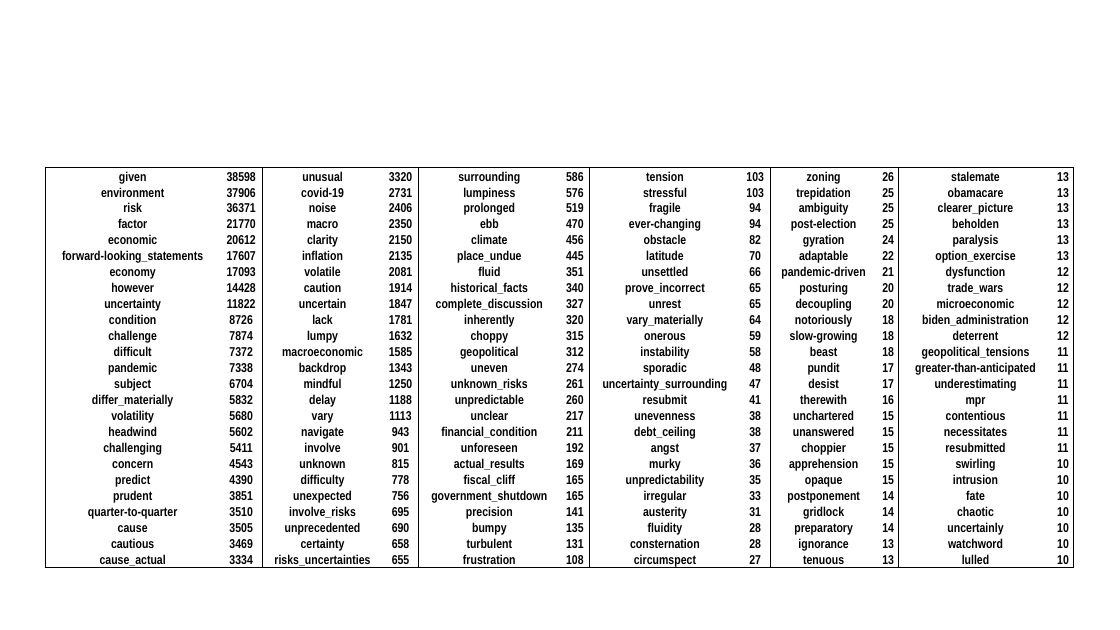
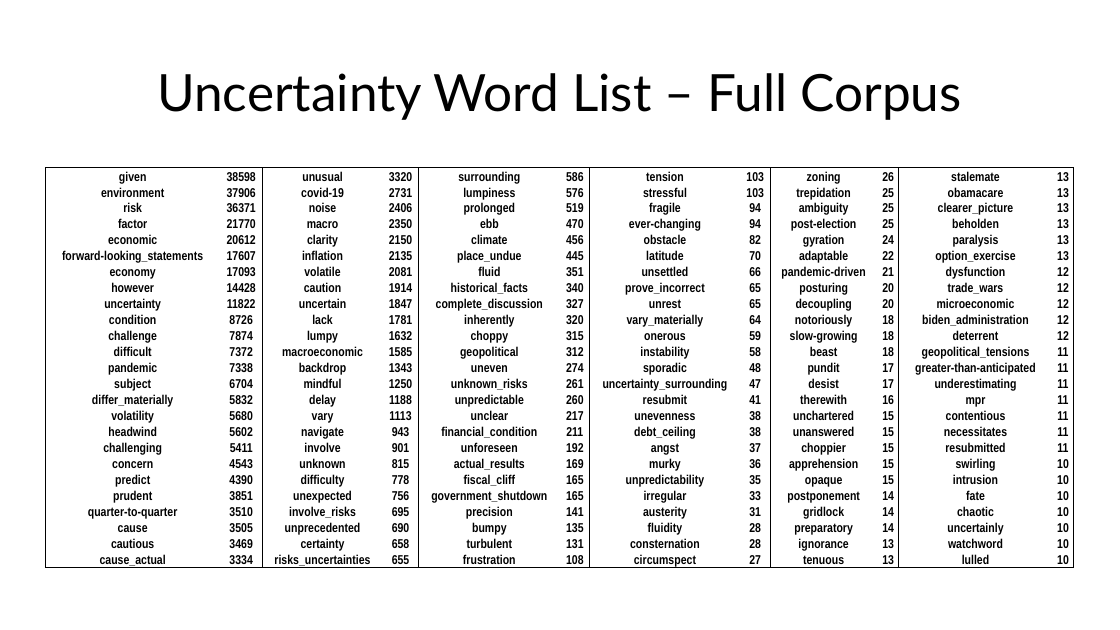
Before and after one commit to sstagliano02/msds_capstone, a slide deck: slide 17 of Analyzing Bank Uncertainty with Word Embeddings.pptx (slide 15 before the commit). Drawn at 1120x630 pixels with LibreOffice and Linux fonts; fonts in the diff are those of the drawing. Boxes give left, top, right and bottom in pixels: in the first picture for what was removed or moved away, otherwise in the second. Text is boxed around its words. In the diff, an @@ line names an element or a change of style, - is before the commit and + after.

```diff
--- a/Analyzing Bank Uncertainty with Word Embeddings.pptx
+++ b/Analyzing Bank Uncertainty with Word Embeddings.pptx
@@ title added at [157,73,962,120], 44 pt, text #000000 @@
+Uncertainty Word List – Full Corpus
```
Also in this commit, not shown: 7 other slides changed, 4 slides added, 2 slides removed, 2 other files.
